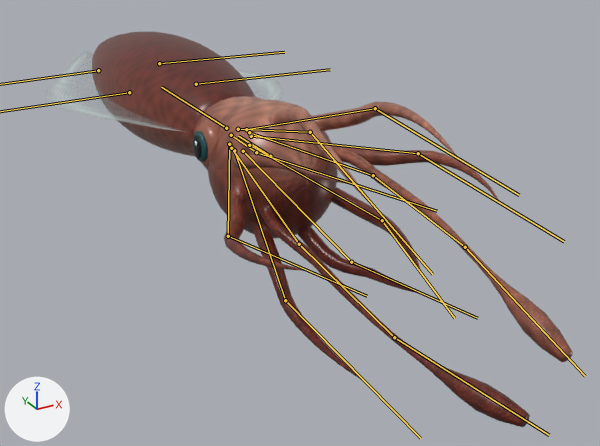
A saved change to the FBX model Assets/UnderwaterArt/BlenderSquid/ReferenceSquid.fbx.
The view is the same before and after, from a camera (50 mm lens) standing at (-3.29, -7.64, 2.53) and looking at (0.43, -0.88, -0.85). The lights are fixed; the arrows at lower left show +X, +Y and +Z. The older version comes first. Both versions are drawn at frame 2 of the action 'Scene'; the numbers are the values there. The bones that change, and the others that lie on the model, are drawn over the model as lines.

Names of what the first picture shows: 'ReferenceSquidVisual'.
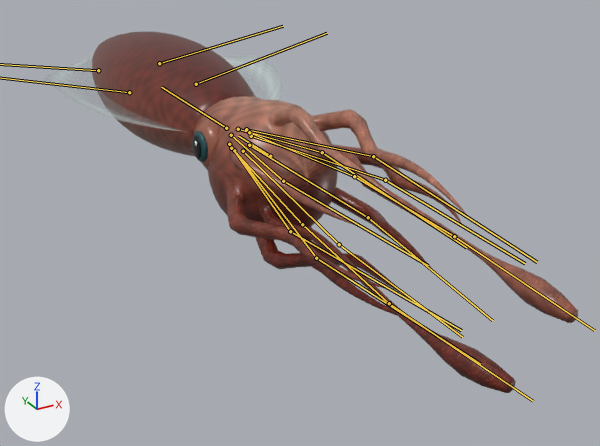
Changed parts and their boxes (x1, y1, x2, y2) in the pictures (600 x 446 px):
'ReferenceSquidVisual', posed (9% shorter)
    before: (46, 32, 573, 427)
    after: (49, 32, 578, 393)
bone 'FinR1', root to tip
    before: (196, 84) to (330, 69)
    after: (196, 84) to (327, 33)
bone 'FinR2', root to tip
    before: (159, 63) to (284, 52)
    after: (159, 63) to (283, 26)
bone 'Arm00_0', root to tip
    before: (251, 136) to (418, 153)
    after: (251, 136) to (385, 180)
bone 'Arm00_1', root to tip
    before: (418, 153) to (564, 241)
    after: (385, 180) to (525, 263)
bone 'Arm01_0', root to tip
    before: (246, 129) to (375, 108)
    after: (246, 129) to (373, 156)
bone 'Arm01_1', root to tip
    before: (375, 108) to (519, 195)
    after: (373, 156) to (537, 262)
bone 'Arm02_0', root to tip
    before: (238, 129) to (310, 132)
    after: (238, 129) to (322, 152)
bone 'Arm02_1', root to tip
    before: (310, 132) to (432, 274)
    after: (322, 152) to (466, 247)
bone 'Arm03_0', root to tip
    before: (231, 135) to (256, 152)
    after: (231, 135) to (283, 181)
bone 'Arm03_1', root to tip
    before: (256, 152) to (437, 211)
    after: (283, 181) to (428, 265)
bone 'Arm04_0', root to tip
    before: (229, 144) to (228, 236)
    after: (229, 144) to (290, 231)
bone 'Arm04_1', root to tip
    before: (228, 236) to (367, 296)
    after: (290, 231) to (461, 330)
bone 'Arm05_0', root to tip
    before: (234, 150) to (285, 300)
    after: (234, 150) to (316, 258)
bone 'Arm05_1', root to tip
    before: (285, 300) to (420, 438)
    after: (316, 258) to (480, 364)
bone 'Arm06_0', root to tip
    before: (243, 151) to (351, 262)
    after: (243, 151) to (339, 244)
bone 'Arm06_1', root to tip
    before: (351, 262) to (477, 318)
    after: (339, 244) to (462, 337)
bone 'Arm07_0', root to tip
    before: (249, 145) to (382, 220)
    after: (249, 145) to (368, 217)
bone 'Arm07_1', root to tip
    before: (382, 220) to (454, 318)
    after: (368, 217) to (492, 320)
bone 'Arm08_0', root to tip
    before: (249, 132) to (373, 175)
    after: (249, 132) to (354, 176)
bone 'Arm08_1', root to tip
    before: (373, 175) to (465, 247)
    after: (354, 176) to (454, 236)
bone 'Arm08_2', root to tip
    before: (465, 247) to (585, 376)
    after: (454, 236) to (594, 330)
bone 'Arm09_0', root to tip
    before: (231, 148) to (299, 244)
    after: (231, 148) to (302, 224)
bone 'Arm09_1', root to tip
    before: (299, 244) to (394, 337)
    after: (302, 224) to (389, 303)
bone 'Arm09_2', root to tip
    before: (394, 337) to (549, 435)
    after: (389, 303) to (533, 401)

What the commit changed:
Bone 'FinL1' (bone_finl1) turns from (-1, -7, 0) to (14, 0, 0) degrees about its own x, y and z.
Bone 'FinL2' (bone_finl2) turns from (-1, -9, 0) to (10, 0, 0) degrees about its own x, y and z.
Bone 'FinR1' (bone_finr1) turns from (-1, 7, 0) to (14, 0, 0) degrees about its own x, y and z.
Bone 'FinR2' (bone_finr2) turns from (-1, 9, 0) to (10, 0, 0) degrees about its own x, y and z.
Bone 'Arm00_0' (bone_arm00_0) turns from (0, 0, 4) to (2, 0, -11) degrees about its own x, y and z.
Bone 'Arm00_1' (bone_arm00_1) turns from (-4, 0, 3) to (5, 0, 15) degrees about its own x, y and z.
Bone 'Arm01_0' (bone_arm01_0) turns from (2, 0, 4) to (8, 1, -6) degrees about its own x, y and z.
Bone 'Arm01_1' (bone_arm01_1) turns from (-2, 0, 4) to (-7, 1, 14) degrees about its own x, y and z.
Bone 'Arm02_0' (bone_arm02_0) turns from (4, 0, 2) to (11, 0, 3) degrees about its own x, y and z.
Bone 'Arm02_1' (bone_arm02_1) turns from (1, 0, 4) to (-16, 0, -1) degrees about its own x, y and z.
Bone 'Arm03_0' (bone_arm03_0) turns from (5, 0, 0) to (5, -1, 11) degrees about its own x, y and z.
Bone 'Arm03_1' (bone_arm03_1) turns from (3, 0, 3) to (-4, -1, -16) degrees about its own x, y and z.
Bone 'Arm04_0' (bone_arm04_0) turns from (5, 0, -2) to (-4, 0, 10) degrees about its own x, y and z.
Bone 'Arm04_1' (bone_arm04_1) turns from (5, 0, 1) to (8, 1, -13) degrees about its own x, y and z.
Bone 'Arm05_0' (bone_arm05_0) turns from (3, 0, -3) to (-9, 0, 4) degrees about its own x, y and z.
Bone 'Arm05_1' (bone_arm05_1) turns from (5, 0, -1) to (14, 0, -1) degrees about its own x, y and z.
Bone 'Arm06_0' (bone_arm06_0) turns from (1, 0, -4) to (-10, 0, -3) degrees about its own x, y and z.
Bone 'Arm06_1' (bone_arm06_1) turns from (4, 0, -2) to (3, -1, 17) degrees about its own x, y and z.
Bone 'Arm07_0' (bone_arm07_0) turns from (-2, 0, -4) to (-6, 0, -9) degrees about its own x, y and z.
Bone 'Arm07_1' (bone_arm07_1) turns from (2, 0, -4) to (-13, 0, 11) degrees about its own x, y and z.
Bone 'Arm08_0' (bone_arm08_0) turns from (-4, 0, -3) to (3, 0, -5) degrees about its own x, y and z.
Bone 'Arm08_1' (bone_arm08_1) turns from (0, 0, -4) to (1, 0, 6) degrees about its own x, y and z.
Bone 'Arm08_2' (bone_arm08_2) turns from (3, 0, -3) to (-3, 0, 1) degrees about its own x, y and z.
Bone 'Arm09_0' (bone_arm09_0) turns from (-5, 0, -1) to (-4, 0, 5) degrees about its own x, y and z.
Bone 'Arm09_1' (bone_arm09_1) turns from (-3, 0, -3) to (3, 0, -2) degrees about its own x, y and z.
Bone 'Arm09_2' (bone_arm09_2) turns from (1, 0, -4) to (-3, 0, -6) degrees about its own x, y and z.
